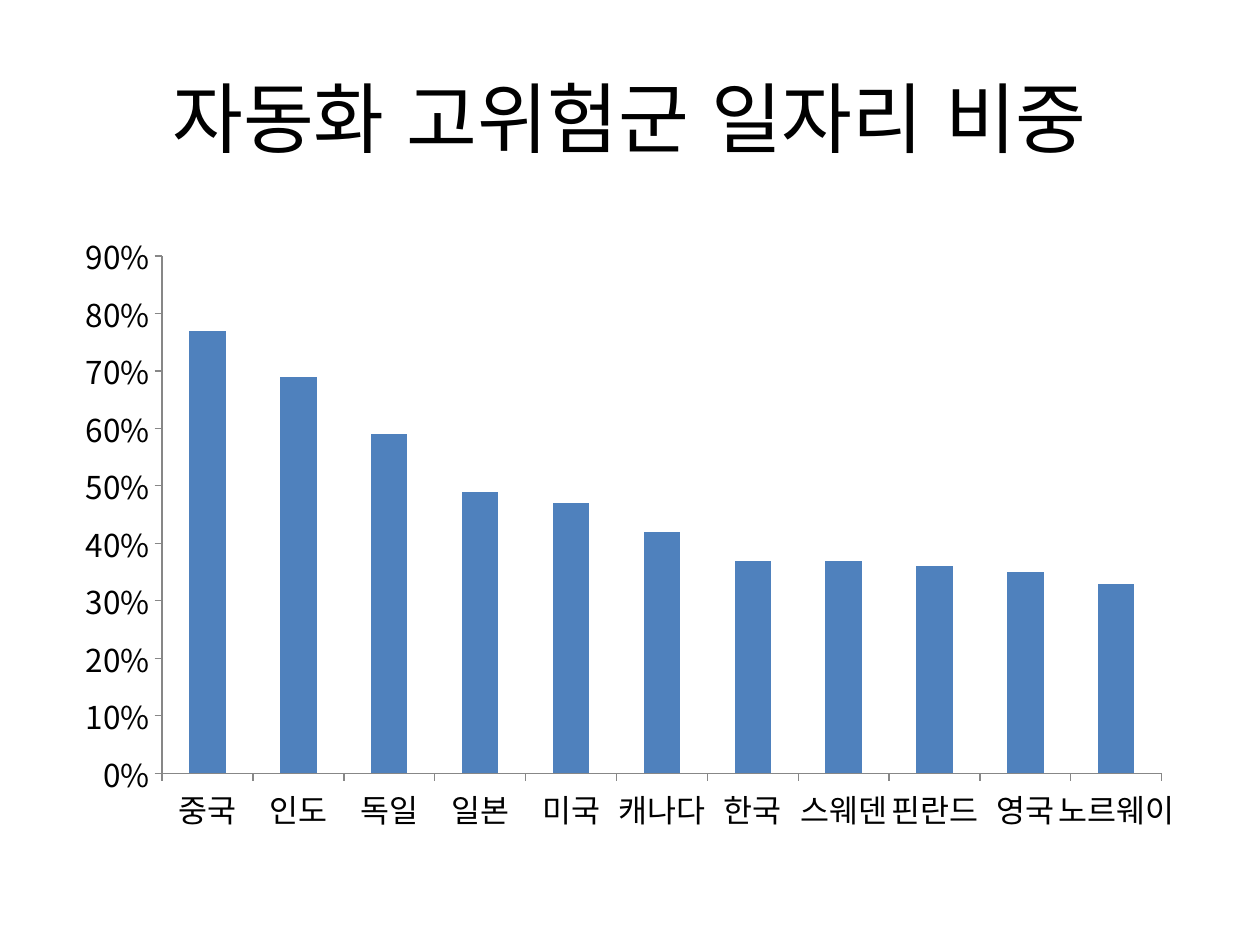
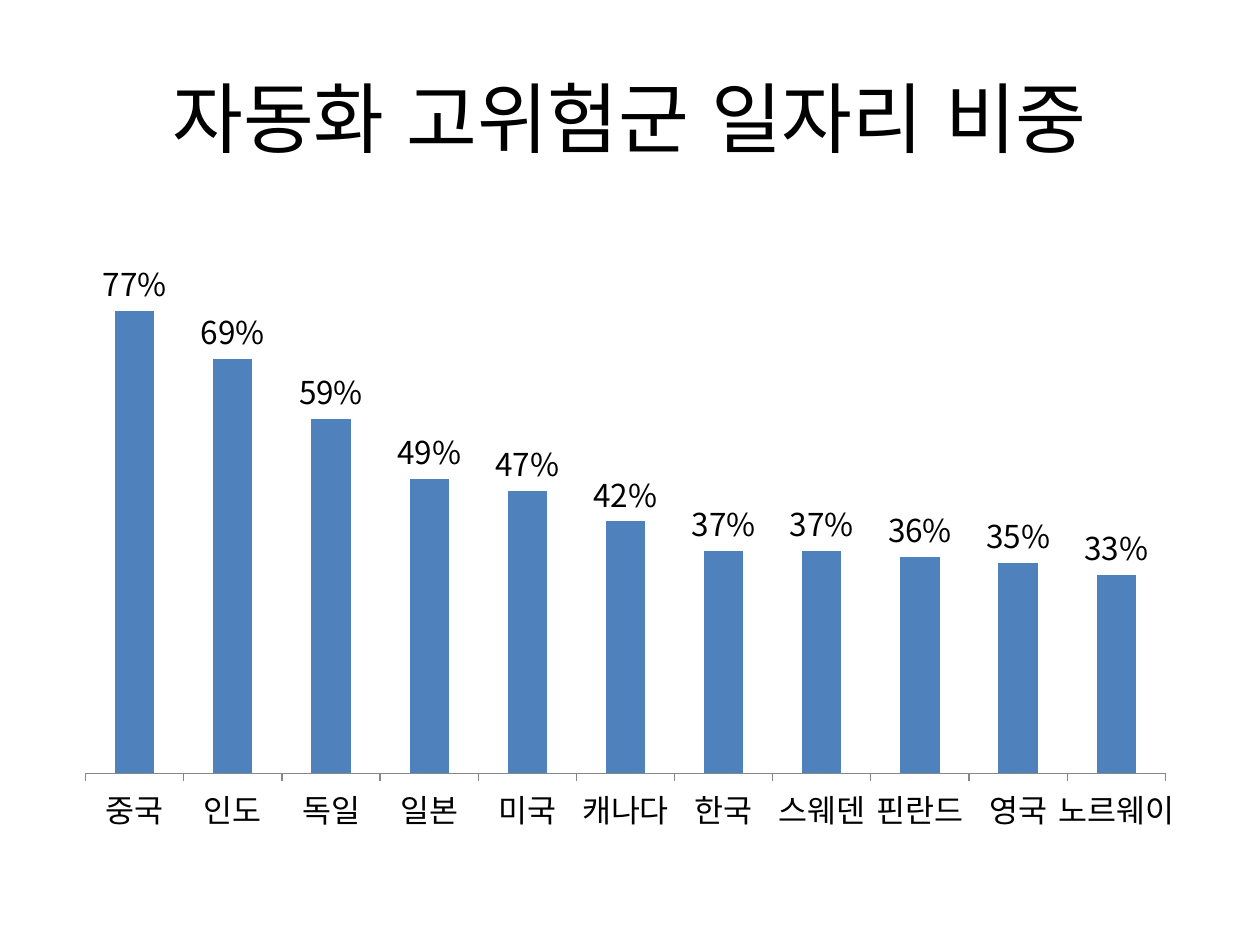
Before and after one commit to externalbrainlab/externalbrainlab.github.io, a slide deck: slide 5 of ppt/차트.pptx. Drawn at 1260x945 pixels with LibreOffice and Linux fonts; fonts in the diff are those of the drawing. Boxes give left, top, right and bottom in pixels: in the first picture for what was removed or moved away, otherwise in the second. Text is boxed around its words. In the diff, an @@ line names an element or a change of style, - is before the commit and + after.

```diff
--- a/ppt/차트.pptx
+++ b/ppt/차트.pptx
@@ column chart at (63, 220, 1197, 844) @@
@@ data labels of Series 1 added @@
@@ value axis changed @@
```
Also in this commit, not shown: 3 other slides changed, 1 slide added, 2 slides removed, 1 other file.
